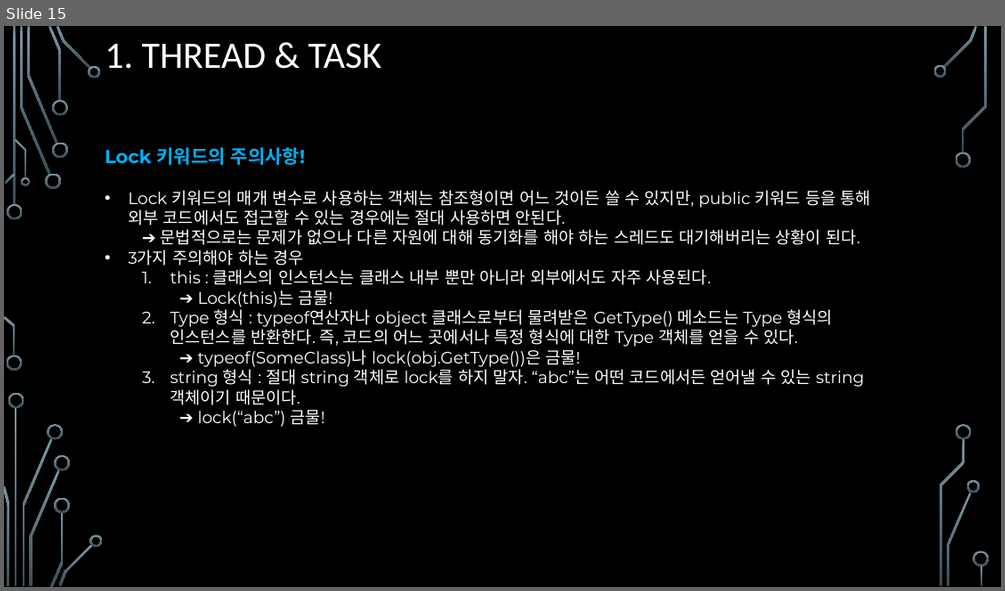
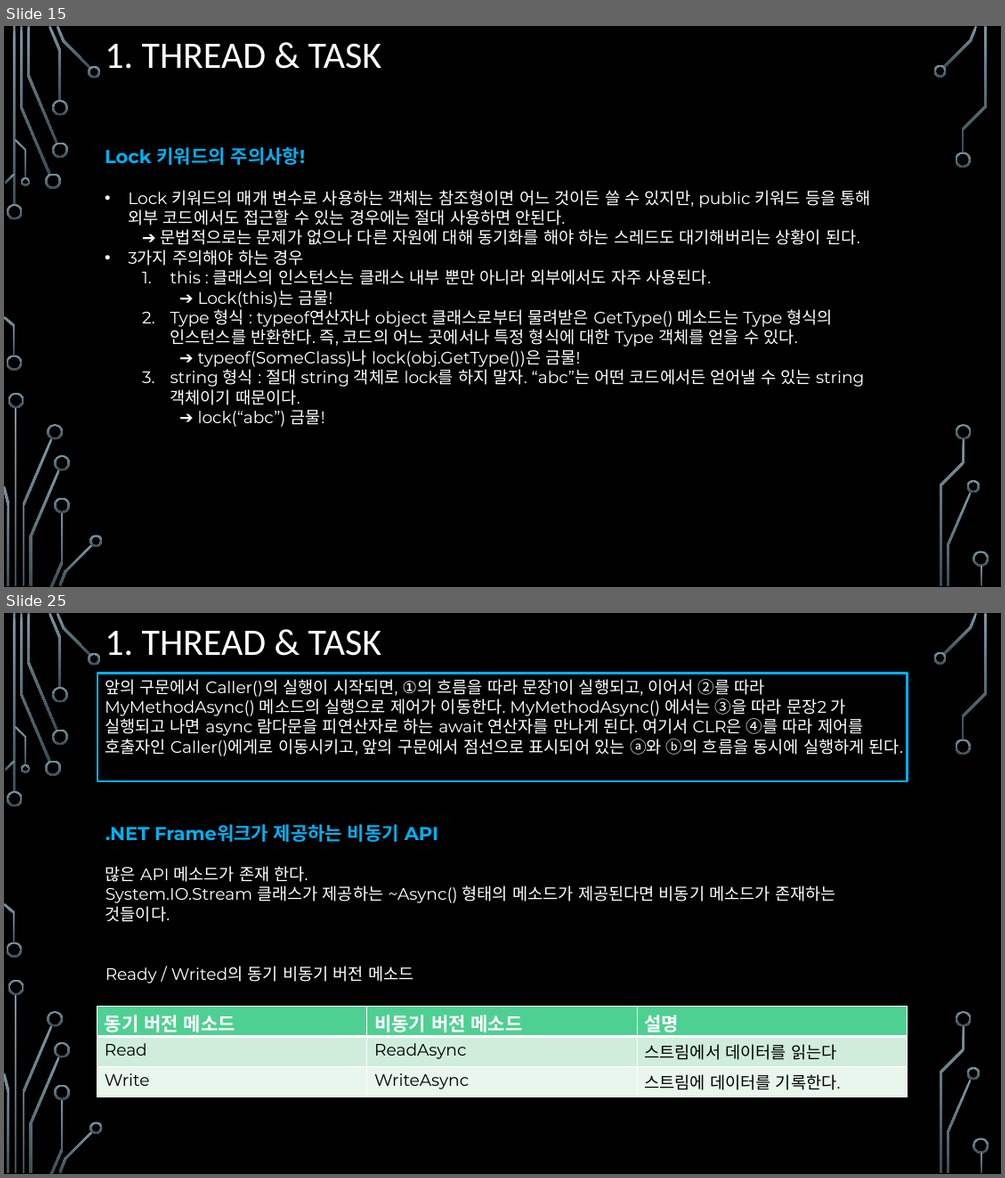
Before and after one commit to assassin4613/CShap, a slide deck: C#_Chapter_10.pptx. Shown one above the other, each under a label of ours: slide 15 before the commit, slides 15 and 25 after it; the slides between them are not shown. The pictures are 1005x591 and 1005x1178 pixels, drawn with LibreOffice and Linux fonts; fonts in the diff are those of the drawing; background and template pictures are left out. Boxes give left, top, right and bottom in pixels: in the first picture for what was removed or moved away, otherwise in the second. Text is boxed around its words. In the diff, an @@ line names an element or a change of style, - is before the commit and + after.

```diff
--- a/C#_Chapter_10.pptx
+++ b/C#_Chapter_10.pptx
@@ slide 25 added at (x1=4, y1=613, x2=1001, y2=1174), background picture (left out); not listed: 36 template elements that a slide beside it also shows @@
@@ title added at (x1=105, y1=630, x2=382, y2=656), 36 pt, text #FFFFFF @@
+1. THREAD & TASK
@@ rectangle added at (x1=97, y1=673, x2=907, y2=781), outline #00B0F0 2.25 pt, 16 pt, text #FFFFFF @@
+앞의 구문에서 Caller()의 실행이 시작되면, ①의 흐름을 따라 문장1이 실행되고, 이어서 ②를 따라 MyMethodAsync() 메소드의 실행으로 제어가 이동한다. MyMethodAsync() 에서는 ③을 따라 문장2 가 실행되고 나면 async 람다문을 피연산자로 하는 await 연산자를 만나게 된다. 여기서 CLR은 ④를 따라 제어를 호출자인 Caller()에게로 이동시키고, 앞의 구문에서 점선으로 표시되어 있는 ⓐ와 ⓑ의 흐름을 동시에 실행하게 된다.
@@ text added at (x1=105, y1=824, x2=836, y2=983), 16 pt, text #FFFFFF @@
+.NET Frame워크가 제공하는 비동기 API
+많은 API 메소드가 존재 한다.
+System.IO.Stream 클래스가 제공하는 ~Async() 형태의 메소드가 제공된다면 비동기 메소드가 존재하는 것들이다.
+Ready / Writed의 동기 비동기 버전 메소드
@@ table added at (x1=97, y1=1005, x2=906, y2=1097), 3 rows, 3 columns @@
+동기 버전 메소드 | 비동기 버전 메소드 | 설명
+Read | ReadAsync | 스트림에서 데이터를 읽는다
+Write | WriteAsync | 스트림에 데이터를 기록한다.
```
Also in this commit, not shown: 1 slide changed, 10 other slides added, 1 other file.
